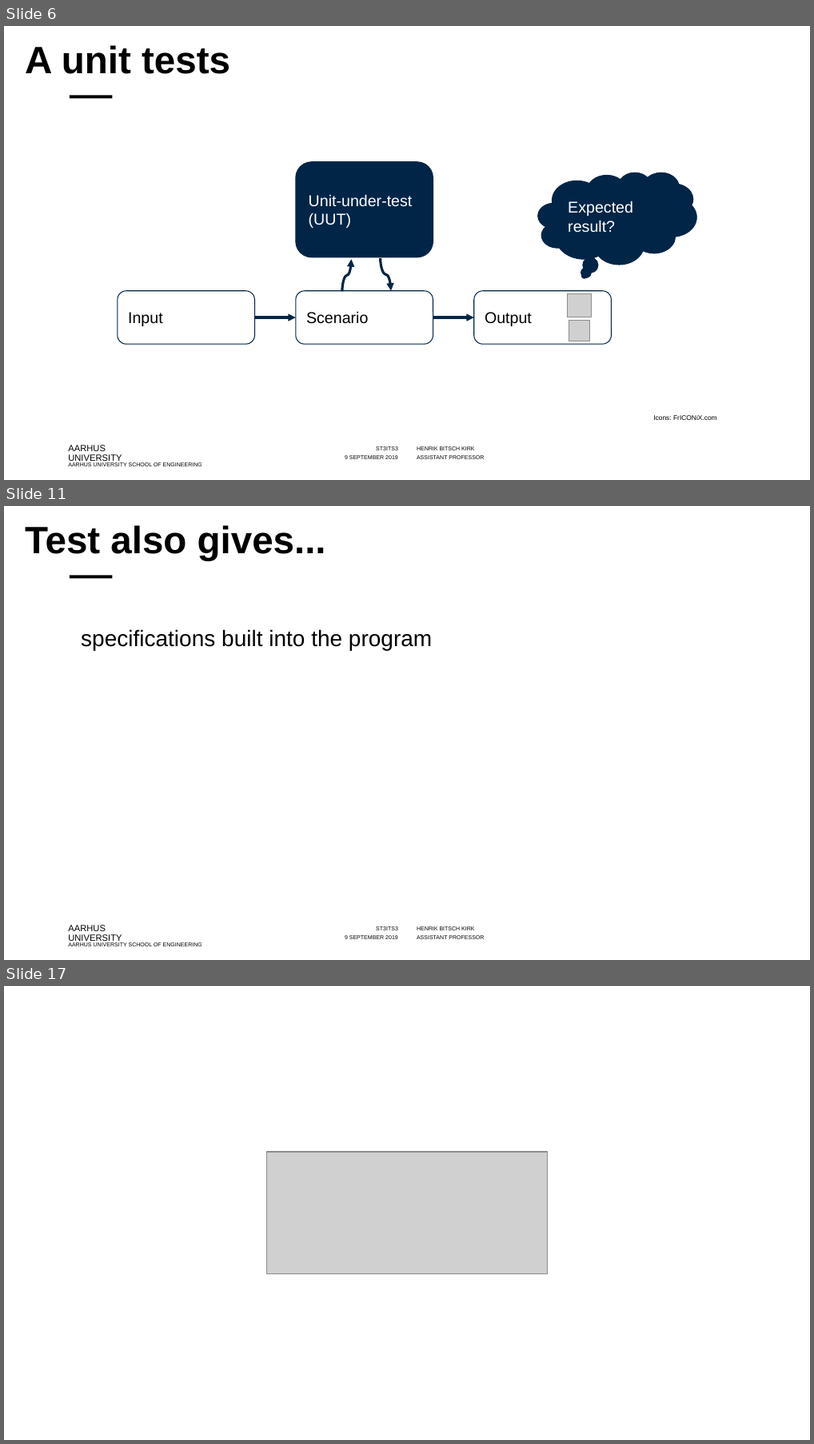
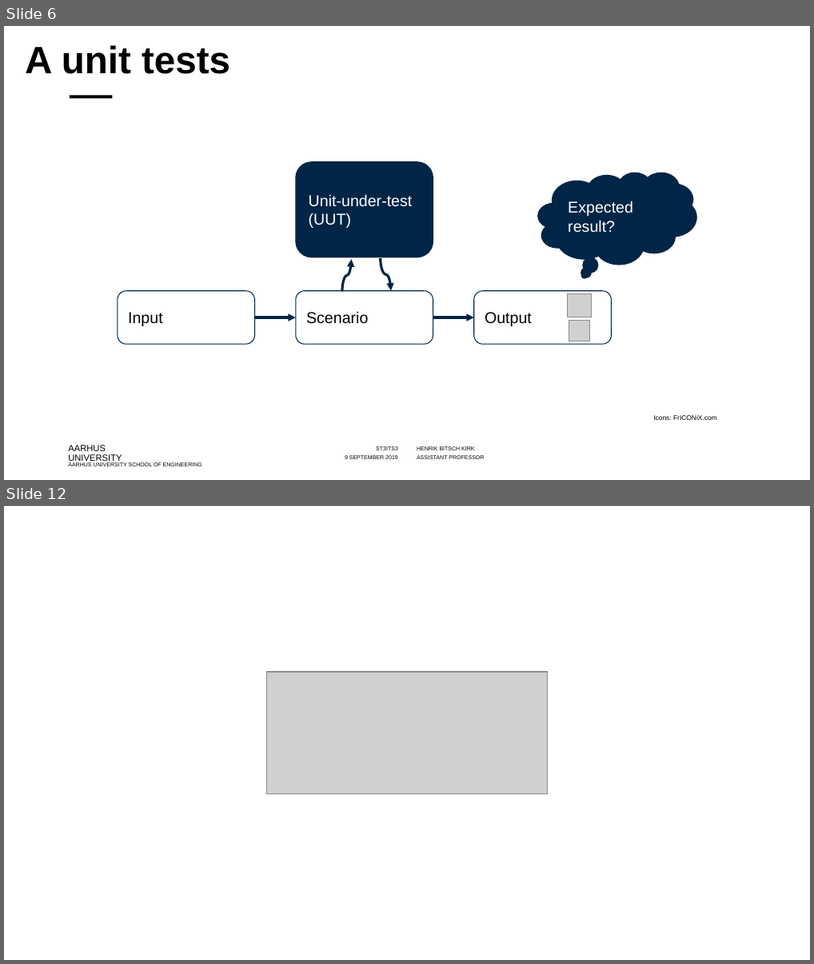
Before and after one commit to codesmurf/st3its3_teaching, a slide deck: 09 Unit Tests/Introduction to Unit Tests.pptx. Shown one above the other, each under a label of ours: slides 6, 11 and 17 before the commit, slides 6 and 12 after it; the slides between them are not shown. The pictures are 814x1444 and 814x964 pixels, drawn with LibreOffice and Linux fonts; fonts in the diff are those of the drawing; grey boxes stand for pictures; background and template pictures are left out. Boxes give left, top, right and bottom in pixels: in the first picture for what was removed or moved away, otherwise in the second. Text is boxed around its words. In the diff, an @@ line names an element or a change of style, - is before the commit and + after.

```diff
--- a/09 Unit Tests/Introduction to Unit Tests.pptx
+++ b/09 Unit Tests/Introduction to Unit Tests.pptx
@@ slide 11 removed at <box>4,506,810,960</box>, background #FFFFFF; not listed: 8 template elements that a slide beside it also shows @@
@@ title removed at <box>25,525,326,561</box> @@
-Test also gives...
@@ text removed at <box>81,629,432,650</box> @@
-specifications built into the program
@@ what was slide 17 is now slide 12 @@
```
Also in this commit, not shown: 10 slides changed, 1 slide added, 9 other slides removed.
